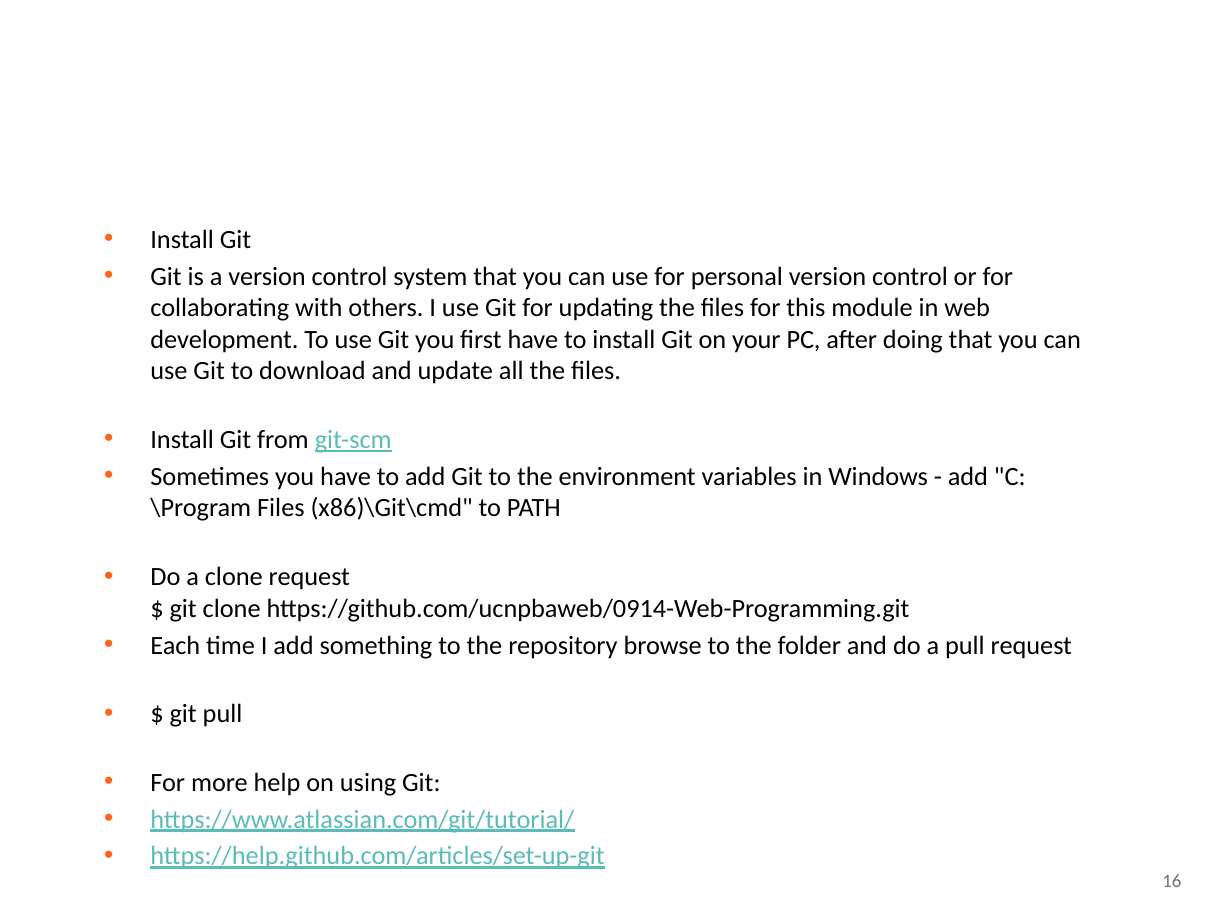
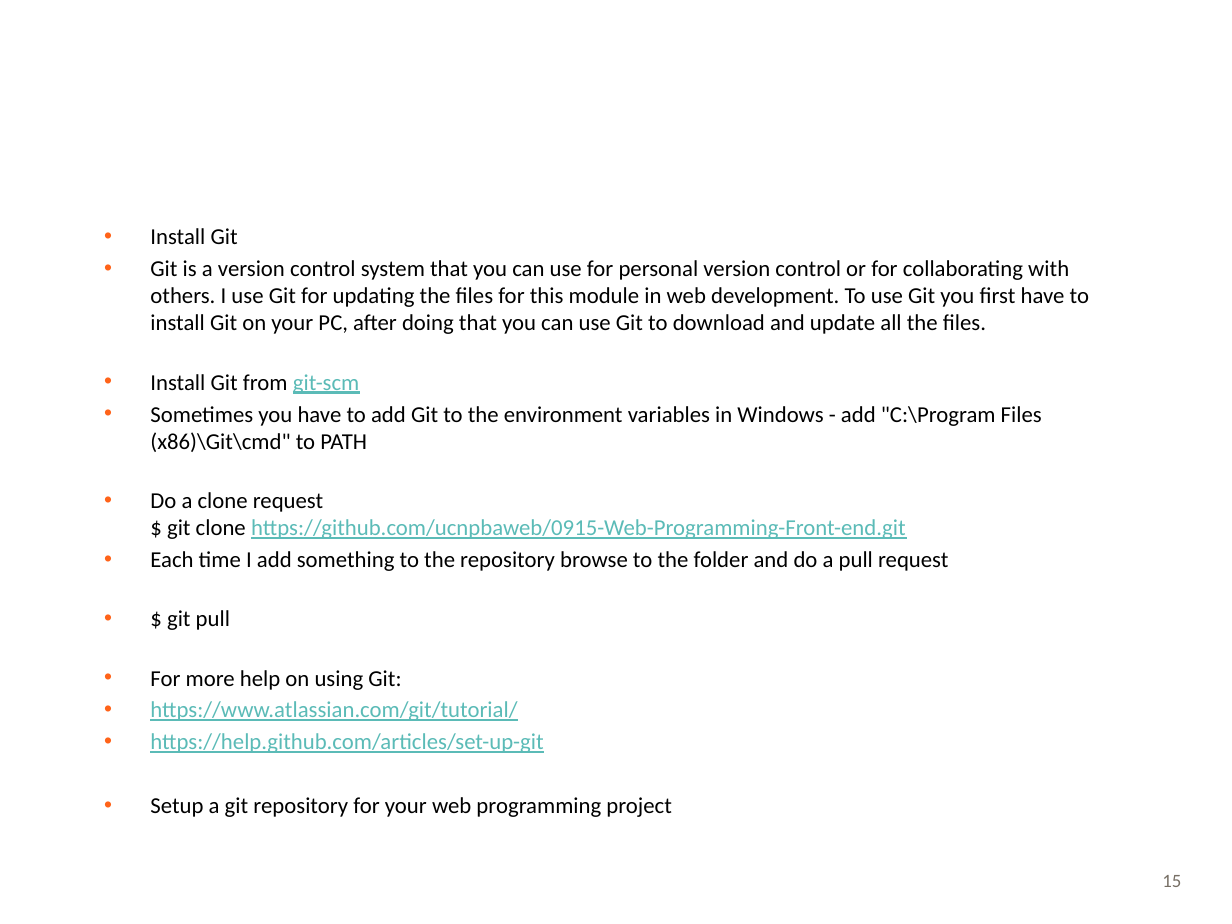
Before and after one commit to ucnpbaweb/0915-Web-Programming-Front-end, a slide deck: slide 15 of Session 1/3. GIT Introduction.pptx (slide 16 before the commit). Drawn at 1232x924 pixels with LibreOffice and Linux fonts; fonts in the diff are those of the drawing; background and template pictures are left out. Boxes give left, top, right and bottom in pixels: in the first picture for what was removed or moved away, otherwise in the second. Text is boxed around its words. In the diff, an @@ line names an element or a change of style, - is before the commit and + after.

```diff
--- a/Session 1/3. GIT Introduction.pptx
+++ b/Session 1/3. GIT Introduction.pptx
@@ text at (x1=150, y1=228, x2=1089, y2=753): size 15.4 to 13.3 pt in "Install Git", "Git is a version control system that ...", "Install Git from git-scm", "Sometimes you have to add Git to ..." and 5 more places @@
@@ text at (x1=150, y1=492, x2=906, y2=539): text changed; size 15.4 to 13.3 pt; text colour #000000 to #5BBBB7 @@
-• Do a clone request
-  $ git clone https://github.com/ucnpbaweb/0914-Web-Programming.git
+• Do a clone request
+  $ git clone https://github.com/ucnpbaweb/0915-Web-Programming-Front-end.git
@@ text at (x1=150, y1=797, x2=671, y2=817): paragraph added @@
+• Setup a git repository for your web programming project
@@ page number at (x1=1162, y1=875, x2=1181, y2=887): text changed @@
-16
+15
```
Also in this commit, not shown: 1 other slide changed, 1 slide removed, 1 other file.
